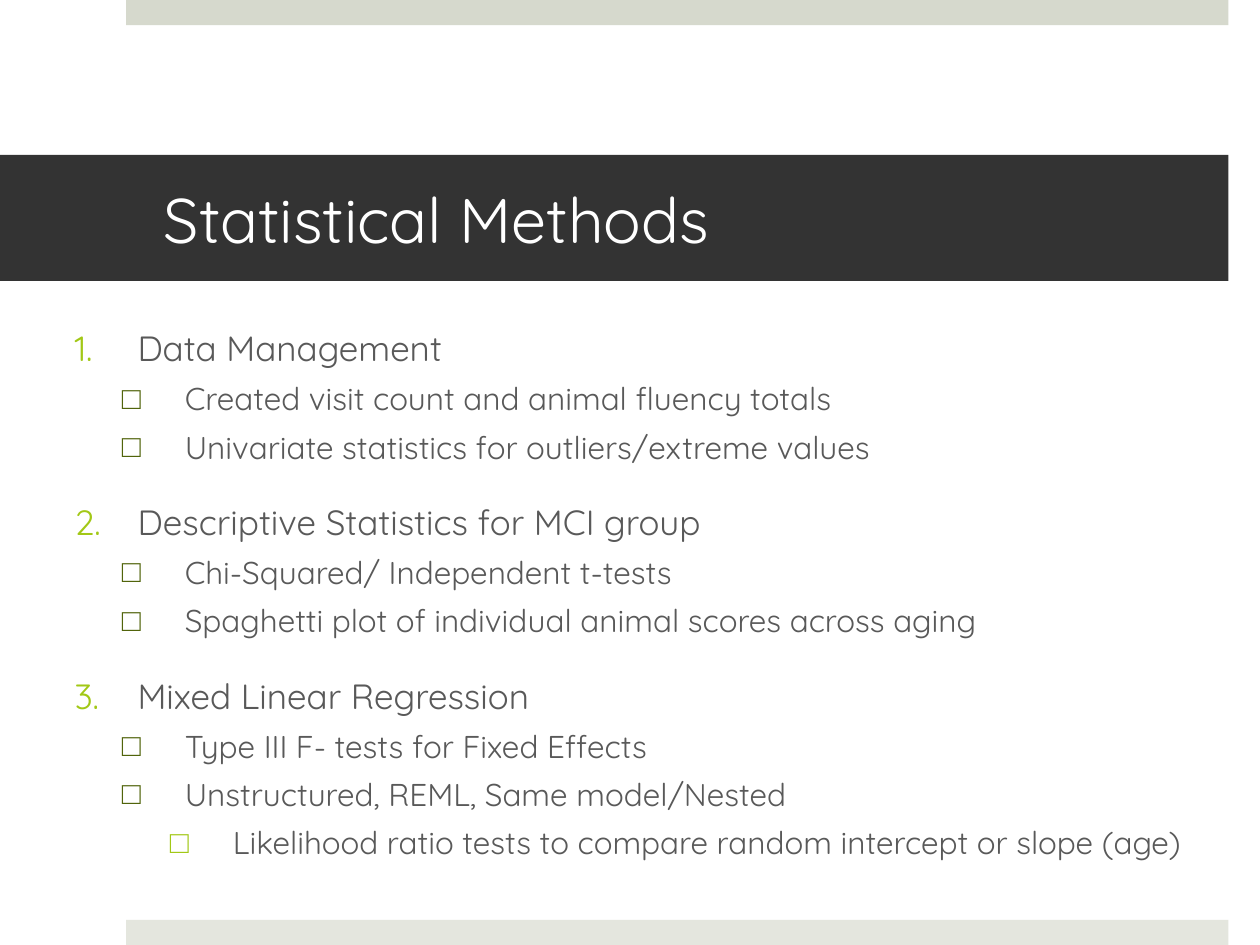
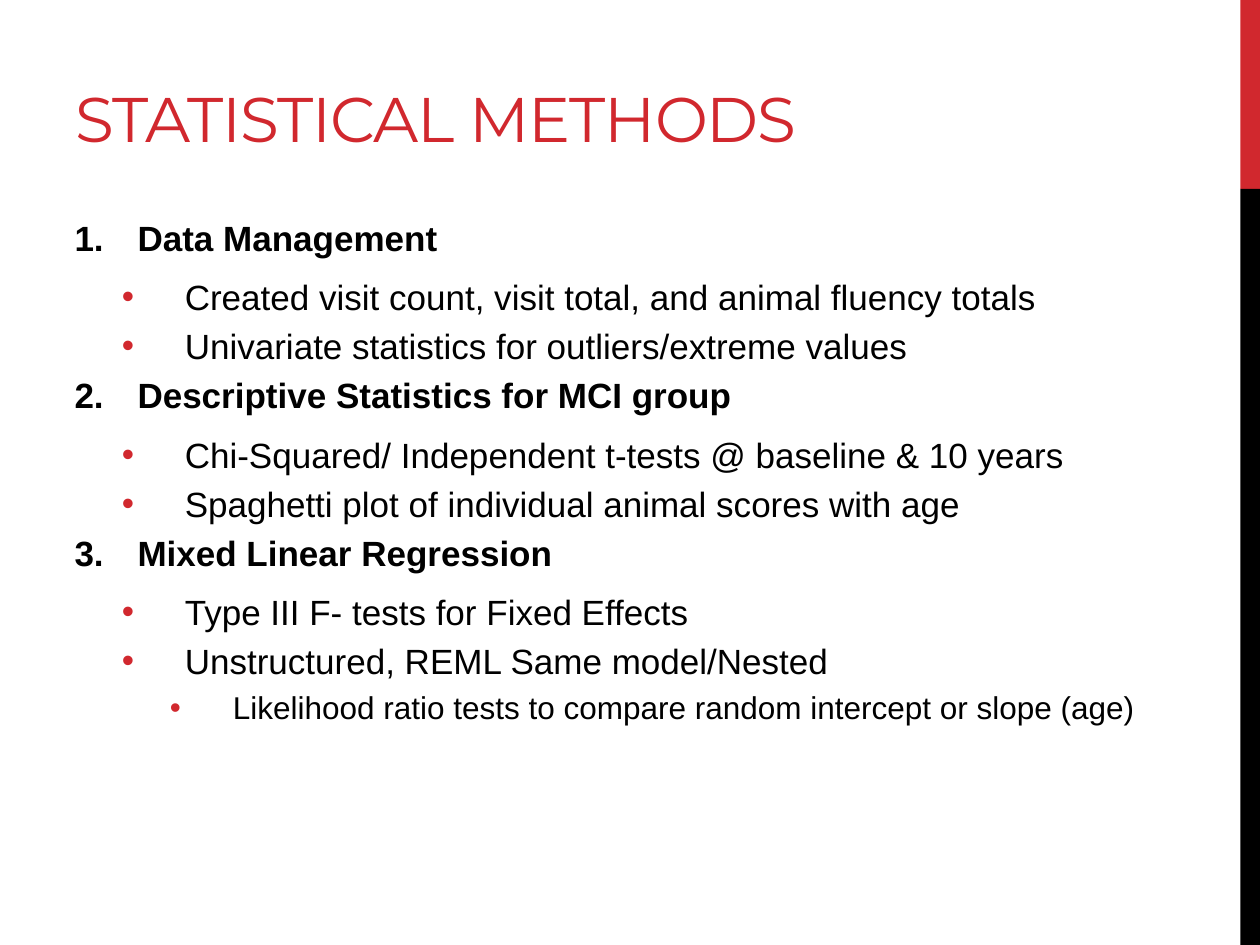
Before and after one commit to Delgoulding/Biostat-Projects, a slide deck: slide 4 of Project3/Reports/Project 3 Presentation.pptx. Drawn at 1260x945 pixels with LibreOffice and Linux fonts; fonts in the diff are those of the drawing. Boxes give left, top, right and bottom in pixels: in the first picture for what was removed or moved away, otherwise in the second. Text is boxed around its words. In the diff, an @@ line names an element or a change of style, - is before the commit and + after.

```diff
--- a/Project3/Reports/Project 3 Presentation.pptx
+++ b/Project3/Reports/Project 3 Presentation.pptx
@@ title "STATISTICAL METHODS": place and size @@
-title "STATISTICAL METHODS" at (0,155,1228,281)
+title "STATISTICAL METHODS" at (76,97,796,143)
@@ title "STATISTICAL METHODS" at (76,97,796,143): vertical alignment middle to bottom; fill #333333 to none @@
@@ rectangle removed at (126,0,1228,25) @@
@@ rectangle added at (1240,0,1260,189), fill #D1282E @@
@@ title at (76,97,796,143): text changed; font Quicksand to Montserrat; text colour #FFFFFF to #D1282E @@
-Statistical Methods
+STATISTICAL METHODS
@@ rectangle added at (1240,189,1260,945), fill #000000 @@
@@ text "Data Management": place and size @@
-text "Data Management" at (138,336,1181,861)
+text "Data Management" at (138,227,1134,725)
@@ text at (138,227,1134,725): font Quicksand to Arial, text colour #595959 to #000000 in "Data Management", "Univariate statistics for outliers/extreme values", "Descriptive Statistics for MCI group", "Mixed Linear Regression" and 2 more places; bold on in "Data Management", "Descriptive Statistics for MCI group", "Mixed Linear Regression"; size 18 to 20 pt in "Univariate statistics for outliers/extreme values", "Type III F- tests for Fixed Effects"; less space between paragraphs; bullet □ to •; bullet colour #51640B to #D1282E; bullet colour #A2C816 to #D1282E @@
@@ text at (185,284,1036,317): text changed; size 18 to 20 pt; font Quicksand to Arial; text colour #595959 to #000000 @@
-  □ Created visit count and animal fluency totals
+  • Created visit count, visit total, and animal fluency totals
@@ text at (185,442,1064,524): text changed; size 18 to 20 pt; font Quicksand to Arial; text colour #595959 to #000000 @@
-  □ Chi-Squared/ Independent t-tests
-  □ Spaghetti plot of individual animal scores across aging
+  • Chi-Squared/ Independent t-tests @ baseline & 10 years
+  • Spaghetti plot of individual animal scores with age
@@ text at (185,648,828,679): text changed; size 18 to 20 pt; font Quicksand to Arial; text colour #595959 to #000000 @@
-  □ Unstructured, REML, Same model/Nested
+  • Unstructured, REML Same model/Nested
@@ rectangle removed at (126,920,1228,945) @@
```
Also in this commit, not shown: 6 other slides changed, 5 other files.
